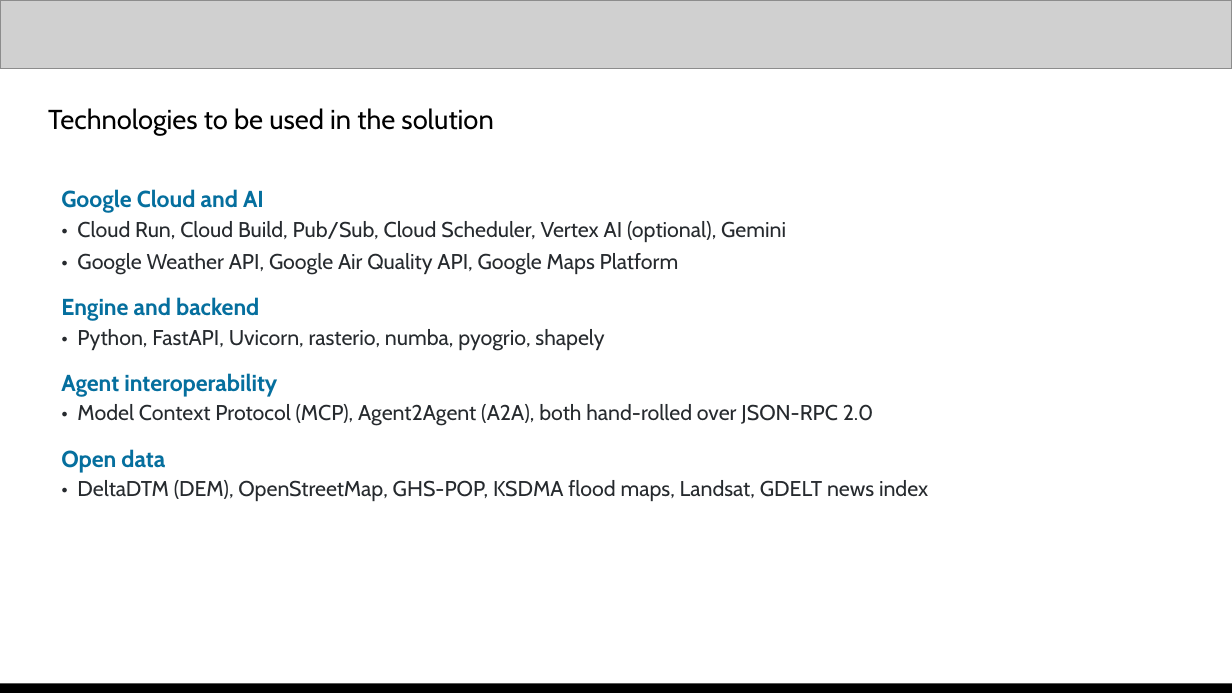
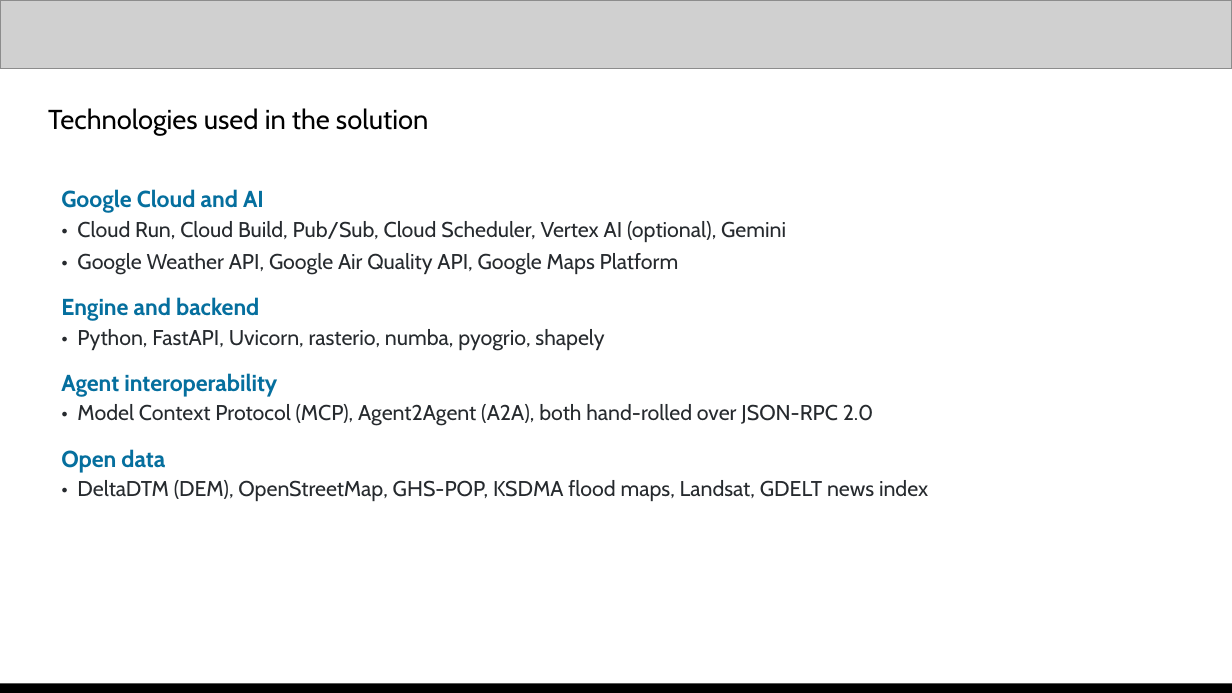
Before and after one commit to anduriroshan/before-it-hits, a slide deck: slide 7 of Submission Template - AI Builder Cup.pptx. Drawn at 1232x693 pixels with LibreOffice and Linux fonts; fonts in the diff are those of the drawing; grey boxes stand for pictures. Boxes give left, top, right and bottom in pixels: in the first picture for what was removed or moved away, otherwise in the second. Text is boxed around its words. In the diff, an @@ line names an element or a change of style, - is before the commit and + after.

```diff
--- a/Submission Template - AI Builder Cup.pptx
+++ b/Submission Template - AI Builder Cup.pptx
@@ text at (x1=48, y1=108, x2=428, y2=135): text changed @@
-Technologies to be used in the solution
+Technologies used in the solution
```
Also in this commit, not shown: 5 other slides changed, 12 other files.
